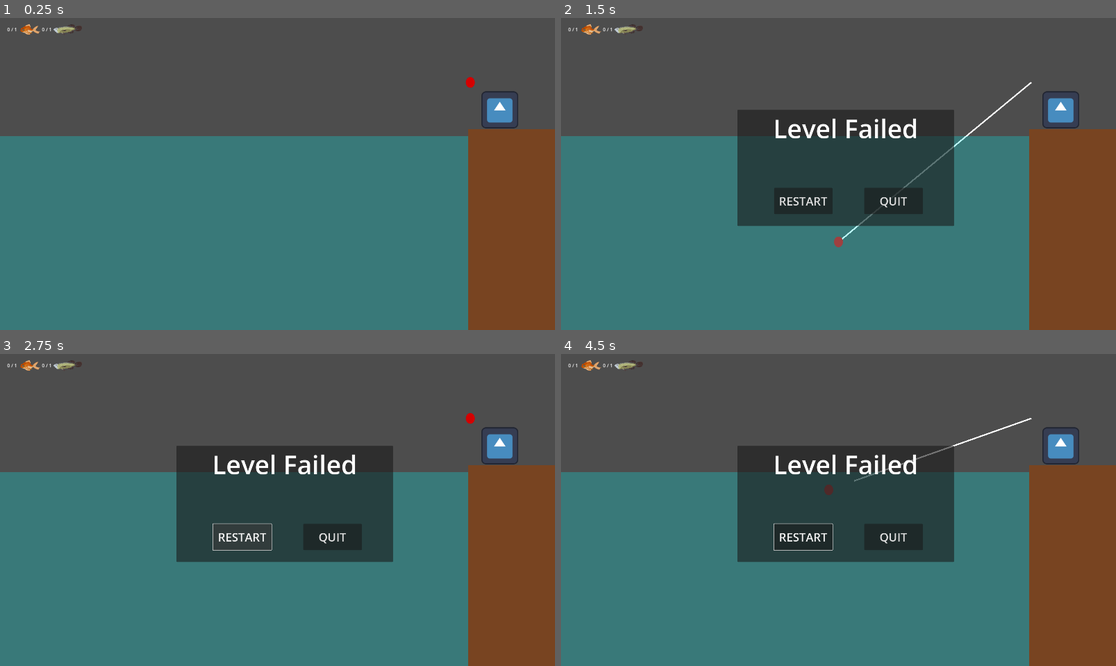
Above: before the commit, frames 1-4 (two rows, left to right).
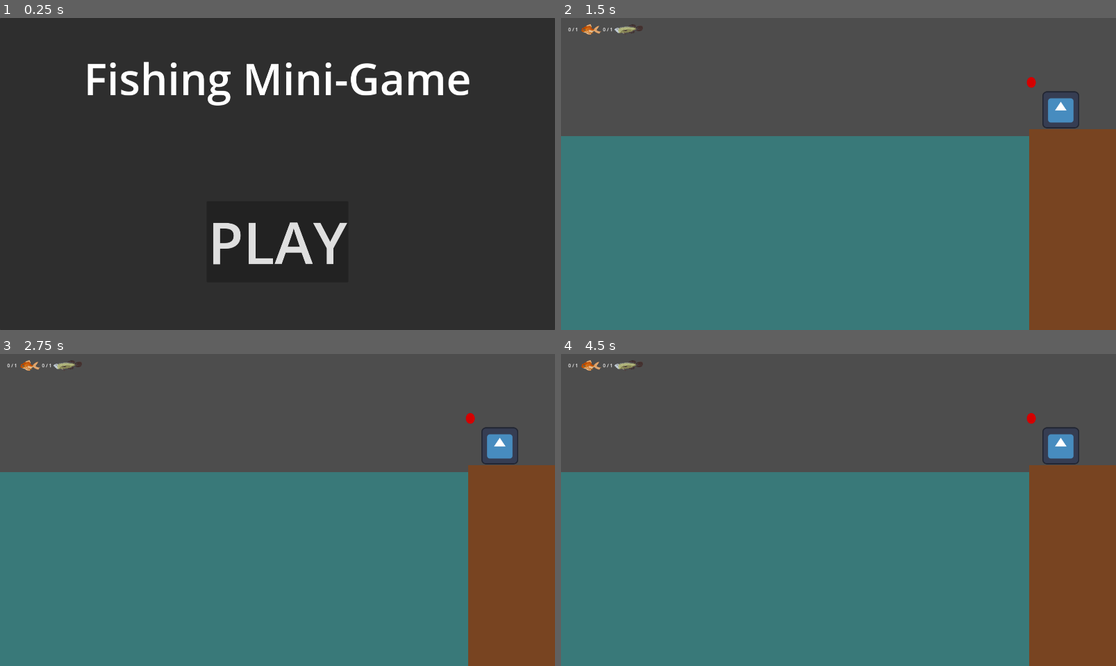
Above: after the commit, the same moments.

Repository: RajwolChapagain/Fishing-Mini-Game
Game: Godot game, scene res://main.tscn
Two runs of this game, one before a commit and one after it. Both use one fixed random seed, a clock stepped at 60 frames per second and the inputs below. The engine's default icon, where the game draws it, is replaced by a stand-in: a white triangle on a blue panel in a dark square.
Inputs (mouse positions are in pixels of both pictures, inside the frame that each line leads up to):
- Up to frame 1 (0.25 s): no input
- Up to frame 2 (1.5 s): click (838, 242) at 0.5 s, where only the run after the commit has a clickable "PLAY"; tap Enter at 1.25 s; move the mouse to (960, 158) at 1.27 s; hold Right mouse button (fail_level) from 1.28 s (still down)
- Up to frame 3 (2.75 s): click (399, 494) at 1.55 s; release Right mouse button (fail_level) at 2 s; click (244, 538) at 2 s, where only the run before the commit has a clickable "RESTART"
- Up to frame 4 (4.5 s): click (805, 538) at 2.75 s, where only the run before the commit has a clickable "RESTART"; click (805, 538) at 3.5 s, where only the run before the commit has a clickable "RESTART"; tap Space at 4.25 s; move the mouse to (727, 525) at 4.27 s; click (727, 525) at 4.35 s

The runs differ from the first frame. In frame 1, 100% of the frame differs, in the area x 0-100%, y 0-100%; in frame 2, 15%; in frame 3, 14%; in frame 4, 15%.

Commit message:
Implement UI

Diff:
--- a/main.gd
+++ b/main.gd
@@ -1,14 +1,11 @@
 extends Node2D
 
 @export var levels : Array[PackedScene]
+@export var title_screen_scene = preload("res://ui/title_screen.tscn")
 
 func _ready():
-	instantitate_level_and_connect_signals(1)
-	pass
+	take_to_title_screen()
 
-func _input(event):
-	if event.is_action_pressed("fail_level"):
-		_on_level_failed()
 
 func _on_level_cleared(level):
 	if level == 1:
@@ -20,21 +17,23 @@
 	$Panels.show_level_failed_panel()
 
 func _on_panels_next_button_pressed():
-	pass # Replace with function body.
-
+	$Panels.hide_level_cleared_panel()
+	instantitate_level_and_connect_signals(2)
 
 func _on_panels_quit_button_pressed():
-	pass # Replace with function body.
-
+	$Panels.hide_level_failed_panel()
+	take_to_title_screen()
 
 func _on_panels_restart_button_pressed():
+	$Panels.hide_level_failed_panel()
 	for child in get_children():
 		if child.is_in_group("level"):
 			child.queue_free()
 			instantitate_level_and_connect_signals(child.level)
 
 func _on_panels_yay_button_pressed():
-	pass # Replace with function body.
+	$Panels.hide_congratulations_panel()
+	take_to_title_screen()
 
 func instantitate_level_and_connect_signals(level):
 	var current_level = levels[level-1].instantiate()
@@ -42,3 +41,17 @@
 	current_level.level_cleared.connect(_on_level_cleared)
 	current_level.level_failed.connect(_on_level_failed)
 	move_child(current_level, 0)
+
+func take_to_title_screen():
+	for child in get_children():
+		if child.is_in_group("level"):
+			child.queue_free()
+
+	var title_screen = title_screen_scene.instantiate()
+	title_screen.size = get_viewport_rect().size
+	add_child(title_screen)
+	title_screen.get_node("PlayButton").button_up.connect(on_play_button_pressed)
+
+func on_play_button_pressed():
+	get_node("TitleScreen").queue_free()
+	instantitate_level_and_connect_signals(1)
--- a/project.godot
+++ b/project.godot
@@ -22,11 +22,6 @@
 
 [input]
 
-throw_line={
-"deadzone": 0.5,
-"events": [Object(InputEventMouseButton,"resource_local_to_scene":false,"resource_name":"","device":-1,"window_id":0,"alt_pressed":false,"shift_pressed":false,"ctrl_pressed":false,"meta_pressed":false,"button_mask":0,"position":Vector2(0, 0),"global_position":Vector2(0, 0),"factor":1.0,"button_index":1,"canceled":false,"pressed":false,"double_click":false,"script":null)
-]
-}
 fail_level={
 "deadzone": 0.5,
 "events": [Object(InputEventMouseButton,"resource_local_to_scene":false,"resource_name":"","device":-1,"window_id":0,"a …(253 unchanged characters)…
--- a/ui/panels.gd
+++ b/ui/panels.gd
@@ -14,6 +14,14 @@
 func show_congratulations_panel():
 	$CongratulationsPanel.visible = true
 
+func hide_level_cleared_panel():
+	$LevelClearedPanel.visible = false
+
+func hide_level_failed_panel():
+	$LevelFailedPanel.visible = false
+
+func hide_congratulations_panel():
+	$CongratulationsPanel.visible = false
 
 func _on_restart_button_button_up():
 	restart_button_pressed.emit()
--- /dev/null
+++ b/ui/title_screen.tscn
@@ -0,0 +1,46 @@
+[gd_scene format=3 uid="uid://b60gd00lpyt5o"]
+
+[node name="TitleScreen" type="Control"]
+layout_mode = 3
+anchors_preset = 15
+anchor_right = 1.0
+anchor_bottom = 1.0
+grow_horizontal = 2
+grow_vertical = 2
+
+[node name="Panel" type="Panel" parent="."]
+layout_mode = 1
+anchors_preset = 15
+anchor_right = 1.0
+anchor_bottom = 1.0
+grow_horizontal = 2
+grow_vertical = 2
+
+[node name="Label" type="Label" parent="."]
+layout_mode = 1
+anchors_preset = 5
+anchor_left = 0.5
+anchor_right = 0.5
+offset_left = -669.5
+offset_top = 106.0
+offset_right = 669.5
+offset_bottom = 311.0
+grow_horizontal = 2
+theme_override_font_sizes/font_size = 150
+text = "Fishing Mini-Game"
+
+[node name="PlayButton" type="Button" parent="."]
+layout_mode = 1
+anchors_preset = 7
+anchor_left = 0.5
+anchor_top = 1.0
+anchor_right = 0.5
+anchor_bottom = 1.0
+offset_left = -244.5
+offset_top = -446.0
+offset_right = 244.5
+offset_bottom = -165.0
+grow_horizontal = 2
+grow_vertical = 0
+theme_override_font_sizes/font_size = 200
+text = "PLAY"
